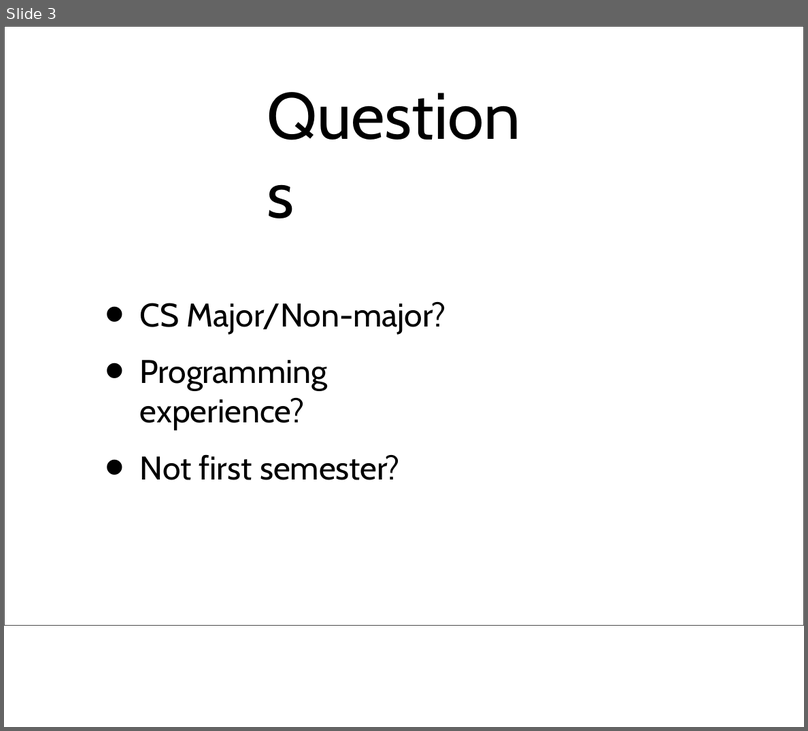
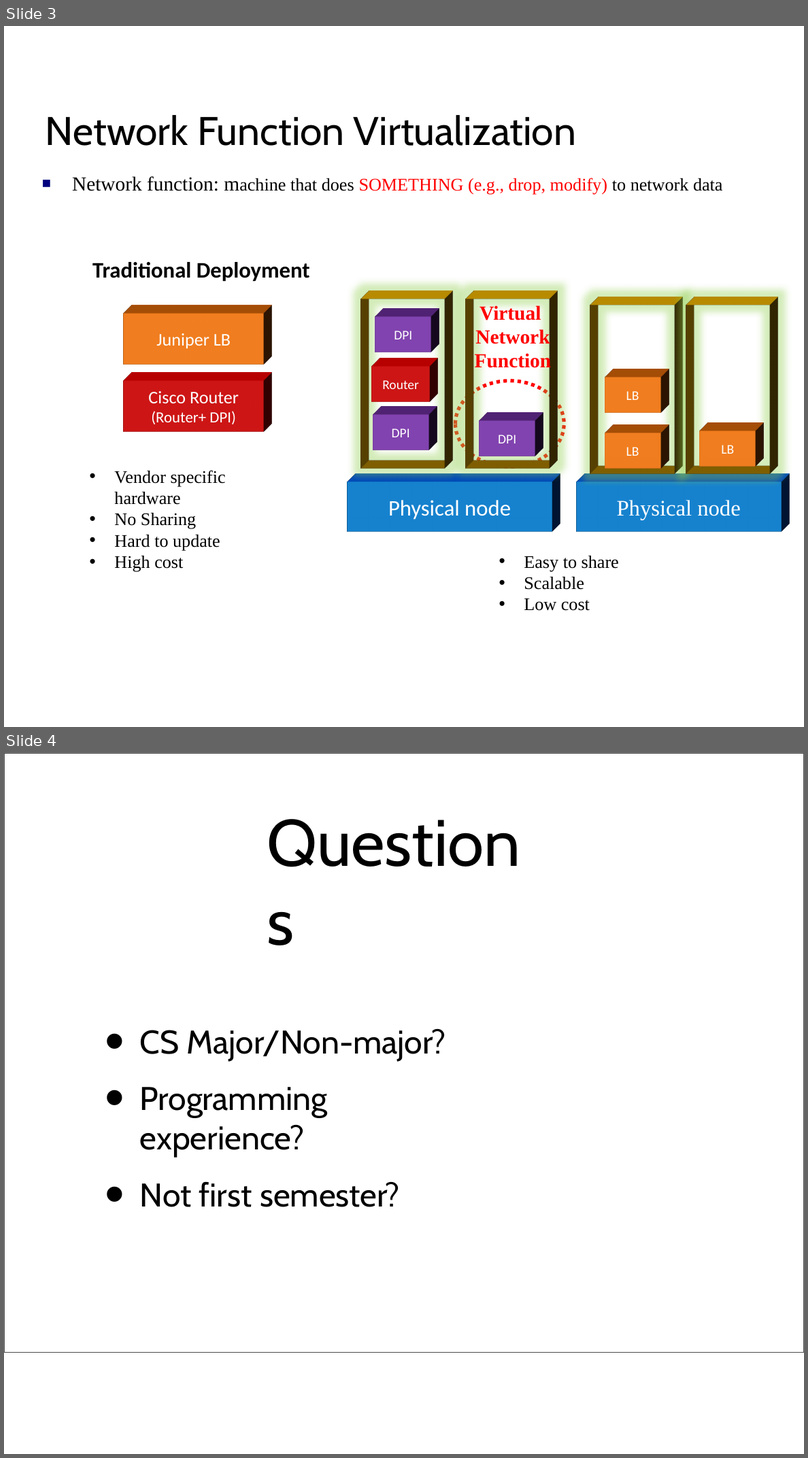
Before and after one commit to mjalalit/COMP110, a slide deck: lecture/week_1/week_1_notes_1.pptx. Shown one above the other, each under a label of ours: slide 3 before the commit, slides 3 and 4 after it. The pictures are 808x731 and 808x1458 pixels, drawn with LibreOffice and Linux fonts; fonts in the diff are those of the drawing. Boxes give left, top, right and bottom in pixels: in the first picture for what was removed or moved away, otherwise in the second. Text is boxed around its words. In the diff, an @@ line names an element or a change of style, - is before the commit and + after.

```diff
--- a/lecture/week_1/week_1_notes_1.pptx
+++ b/lecture/week_1/week_1_notes_1.pptx
@@ slide 3 added at [4,26,804,727], background #FFFFFF @@
@@ title added at [45,115,576,146], 51.2 pt, text #000000 @@
+Network Function Virtualization
@@ text added at [72,176,723,195], 22.8 pt, text #000000 @@
+■ Network function: machine that does SOMETHING (e.g., drop, modify) to network data
@@ text added at [92,262,310,281], 28.4 pt, text #000000, bold @@
+Traditional Deployment
@@ rectangle added at [360,299,445,469], outline #FFC000 2 pt @@
@@ rectangle added at [465,299,549,469], outline #FFC000 2 pt @@
@@ text added at [475,305,551,372], 25.6 pt, text #FF0000, bold @@
+Virtual
+Network
+Function
@@ rectangle added at [590,305,674,474], outline #FFC000 2 pt @@
@@ rectangle added at [685,305,770,475], outline #FFC000 2 pt @@
@@ rectangle added at [123,314,263,365], fill #E46C0A, outline #E46C0A 2 pt, 22.8 pt, text #FFFFFF @@
+Juniper LB
@@ rectangle added at [375,317,431,352], fill #7030A0, outline #7030A0 2 pt, 17.1 pt, text #FFFFFF @@
+DPI
@@ rectangle added at [372,367,430,402], fill #C00000, outline #FF0000 2 pt, 17.1 pt, text #FFFFFF @@
+Router
@@ rectangle added at [123,381,263,431], fill #C00000, outline #FF0000 2 pt, 19.9 pt, text #FFFFFF @@
+Cisco Router
+(Router+ DPI)
@@ ellipse added at [455,381,564,467], outline #FF0000 4.5 pt dashed @@
@@ rectangle added at [604,378,660,413], fill #E46C0A, outline #E46C0A 2 pt, 17.1 pt, text #FFFFFF @@
+LB
@@ rectangle added at [373,415,428,450], fill #7030A0, outline #7030A0 2 pt, 17.1 pt, text #FFFFFF @@
+DPI
@@ rectangle added at [479,421,535,456], fill #7030A0, outline #7030A0 2 pt, 17.1 pt, text #FFFFFF @@
+DPI
@@ rectangle added at [700,431,755,467], fill #E46C0A, outline #E46C0A 2 pt, 17.1 pt, text #FFFFFF @@
+LB
@@ rectangle added at [604,434,660,469], fill #E46C0A, outline #E46C0A 2 pt, 17.1 pt, text #FFFFFF @@
+LB
@@ text added at [114,470,226,572], 22.8 pt, text #000000 @@
+• Vendor specific hardware
+• No Sharing
+• Hard to update
+• High cost
@@ rectangle added at [347,482,552,531], fill #0070C0, outline #0066FF 2 pt, 28.4 pt, text #FFFFFF @@
+Physical node
@@ rectangle added at [576,482,781,531], fill #0070C0, outline #0066FF 2 pt, 28.4 pt, text #FFFFFF @@
+Physical node
@@ text added at [524,556,619,611], 22.8 pt, text #000000 @@
+• Easy to share
+• Scalable
+• Low cost
@@ what was slide 3 is now slide 4 @@
```
Also in this commit, not shown: 1 slide changed, 5 other files.
